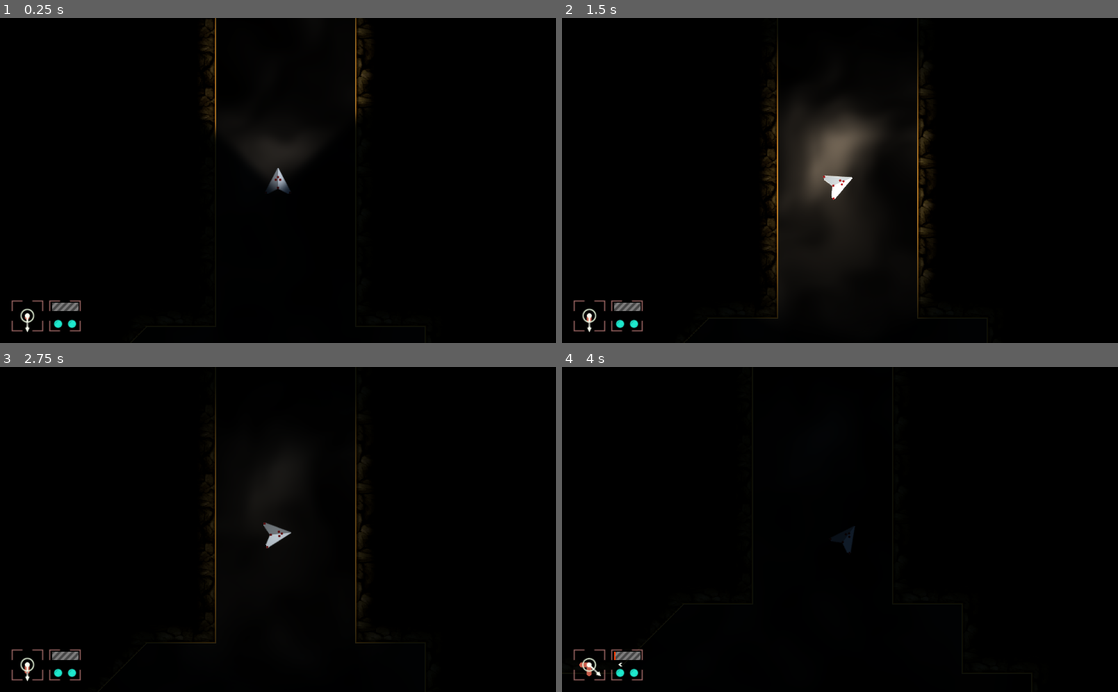
Above: before the commit, frames 1-4 (two rows, left to right).
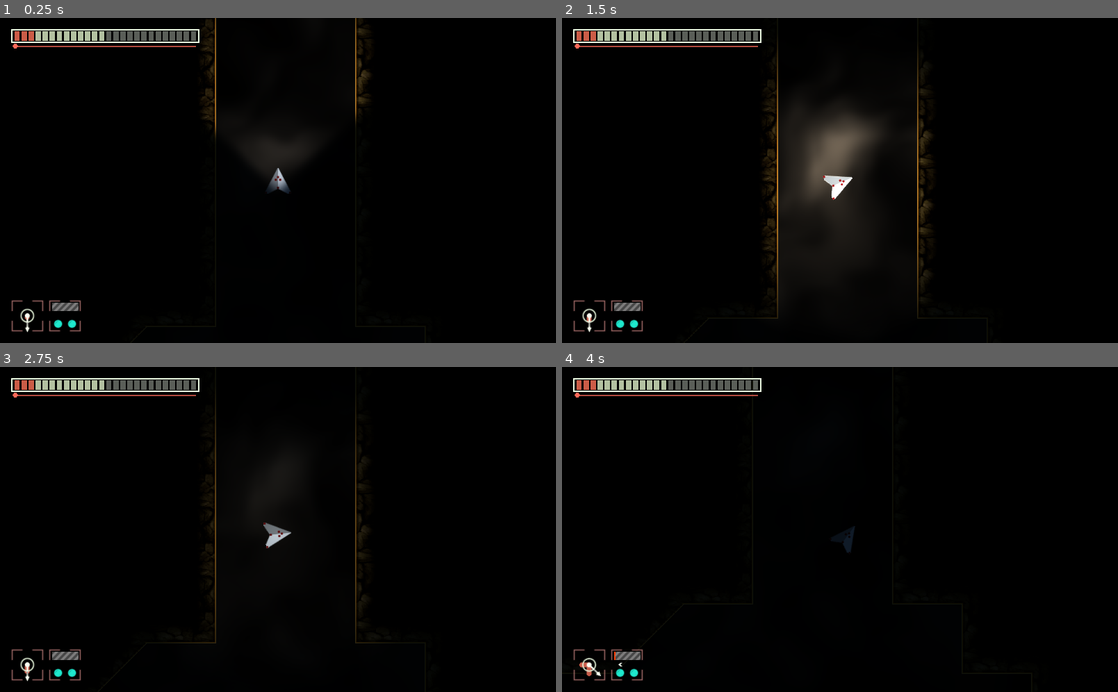
Above: after the commit, the same moments.

Repository: maximinus/scheme7
Game: Godot game, scene res://scenes/World.tscn
The game is run twice, just before and just after one commit, with the same random seed, the same clock (stepped at 60 frames per second) and the same inputs.
Inputs:
- Up to frame 1 (0.25 s): no input
- Up to frame 2 (1.5 s): tap Enter at 0.5 s; hold D (RightTurn) 0.53-1.28 s; tap K (FullBeam) at 0.6 s; hold A (LeftTurn) from 1.28 s (still down); tap L (Lights) at 1.35 s
- Up to frame 3 (2.75 s): release A (LeftTurn) at 2.03 s; hold D (RightTurn) from 2.03 s (still down); tap K (FullBeam) at 2.1 s
- Up to frame 4 (4 s): release D (RightTurn) at 2.78 s; hold W (Thrust) 2.78-3.53 s; tap L (Lights) at 2.85 s; tap Space at 3.5 s; hold A (LeftTurn) from 3.53 s (still down); tap K (FullBeam) at 3.6 s

The runs differ from the first frame. In frame 1, 1.2% of the frame differs, in the area x 2-36%, y 3-10%; in frame 2, 1.2%; in frame 3, 1.2%; in frame 4, 1.2%.

Commit message:
Added battery dial images and scene

Diff:
--- /dev/null
+++ b/Scheme7/scenes/PlayerUI/controls/battery_dial/BatteryLevel.gd
@@ -0,0 +1,11 @@
+extends Node2D
+
+const SQUARES = 26
+const BATTERY_PER_SQUARE = 1.0 / SQUARES
+
+func _ready():
+	pass
+
+
+func updateBattery(new_level):
+	pass
--- /dev/null
+++ b/Scheme7/scenes/PlayerUI/controls/battery_dial/BatteryLevel.tscn
@@ -0,0 +1,36 @@
+[gd_scene load_steps=7 format=2]
+
+[ext_resource path="res://gfx/gui/battery_dial/battery_level.png" type="Texture" id=1]
+[ext_resource path="res://gfx/gui/battery_dial/battery_level_border.png" type="Texture" id=2]
+[ext_resource path="res://gfx/gui/battery_dial/drain_level_thick.png" type="Texture" id=3]
+[ext_resource path="res://gfx/gui/battery_dial/drain_level_thin.png" type="Texture" id=4]
+[ext_resource path="res://gfx/gui/battery_dial/drain_indicator.png" type="Texture" id=5]
+[ext_resource path="res://scenes/PlayerUI/controls/battery_dial/BatteryLevel.gd" type="Script" id=6]
+
+[node name="BatteryLevel" type="Node2D"]
+script = ExtResource( 6 )
+
+[node name="BatteryLevel" type="Sprite" parent="."]
+texture = ExtResource( 1 )
+centered = false
+region_enabled = true
+region_rect = Rect2( 0, 0, 347, 26 )
+
+[node name="BatteryLevelBorder" type="Sprite" parent="."]
+texture = ExtResource( 2 )
+centered = false
+
+[node name="DrainLevelThick" type="Sprite" parent="."]
+texture = ExtResource( 3 )
+centered = false
+offset = Vector2( 6, 31 )
+
+[node name="DrainLevel" type="Sprite" parent="."]
+texture = ExtResource( 4 )
+centered = false
+offset = Vector2( 6, 32 )
+
+[node name="Indicator" type="Sprite" parent="."]
+texture = ExtResource( 5 )
+centered = false
+offset = Vector2( 3, 28 )
--- a/Scheme7/scenes/World.tscn
+++ b/Scheme7/scenes/World.tscn
@@ -7,6 +7,7 @@
 [ext_resource path="res://scenes/PlayerUI/Pause/PauseScreen.tscn" type="PackedScene" id=5]
 [ext_resource path="res://scenes/PlayerUI/controls/heat_dial/HeatDial.tscn" type="PackedScene" id=6]
 [ext_resource path="res://gfx/tiles/clean_tiles.png" type="Texture" id=7]
+[ext_resource path="res://scenes/PlayerUI/controls/battery_dial/BatteryLevel.tscn" type="PackedScene" id=8]
 
 [sub_resource type="Shader" id=1]
 code = "shader_type canvas_item;
@@ -578,6 +579,9 @@
 
 [node name="PauseScreen" parent="CanvasLayer" instance=ExtResource( 5 )]
 
+[node name="BatteryLevel" parent="CanvasLayer" instance=ExtResource( 8 )]
+position = Vector2( 20, 20 )
+
 [node name="CleanTiles" type="TileMap" parent="."]
 tile_set = SubResource( 25 )
 format = 1
Binary file added: Scheme7/gfx/gui/battery_dial/battery_level.png
Not shown, added: Scheme7/gfx/gui/battery_dial/battery_level.png.import
Binary file added: Scheme7/gfx/gui/battery_dial/battery_level_border.png
Not shown, added: Scheme7/gfx/gui/battery_dial/battery_level_border.png.import
Binary file added: Scheme7/gfx/gui/battery_dial/drain_indicator.png
Not shown, added: Scheme7/gfx/gui/battery_dial/drain_indicator.png.import
Binary file added: Scheme7/gfx/gui/battery_dial/drain_level_thick.png
Not shown, added: Scheme7/gfx/gui/battery_dial/drain_level_thick.png.import
Binary file added: Scheme7/gfx/gui/battery_dial/drain_level_thin.png
Not shown, added: Scheme7/gfx/gui/battery_dial/drain_level_thin.png.import
Not shown: 1 places in Scheme7/scenes/World.tscn that only renumber resources
Not shown, added: assets/dials/battery_dial.xcf
